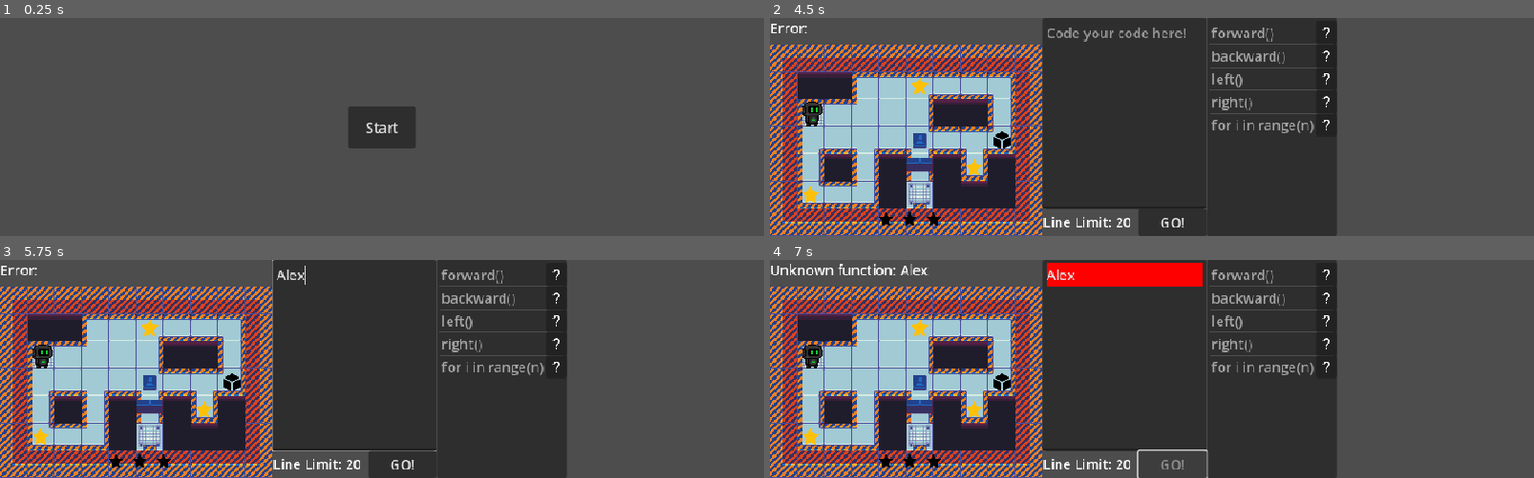
Above: before the commit, frames 1-4 (two rows, left to right).
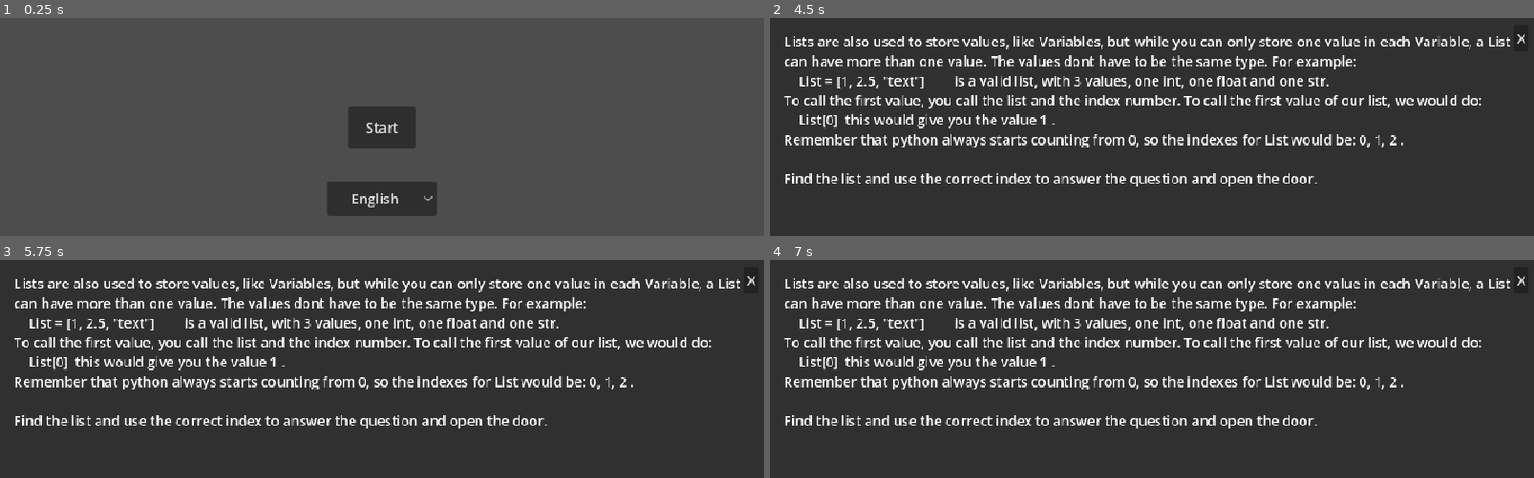
Above: after the commit, the same moments.

Repository: BingloGames/Robot-Bachelor
Game: Godot game, scene res://start_menu.tscn
Two runs of this game, one before a commit and one after it. Both use one fixed random seed, a clock stepped at 60 frames per second and the inputs below.
Inputs (mouse positions are in pixels of both pictures, inside the frame that each line leads up to):
- Up to frame 1 (0.25 s): no input
- Up to frame 2 (4.5 s): click (1152, 198) at 0.5 s, where only the run after the commit has a clickable "English"; click "Start" at 1.25 s; click "1 Player" at 2 s; tap Enter (ui_accept) at 2.75, 3.02, 4.25 s; move the mouse to (1320, 116) at 2.77 s; click "5" at 3.5 s; move the mouse to (999, 137) at 4.27 s
- Up to frame 3 (5.75 s): tap Enter (ui_accept) at 4.52 s; click (351, 355) at 5.02 s; type "Alex" at 5.1 s
- Up to frame 4 (7 s): click "GO!" at 5.75 s; click (1174, 464) at 6.5 s, where only the run after the commit has a clickable "GO!"

The runs differ from the first frame. In frame 1, 2.2% of the frame differs, in the area x 42-58%, y 75-91%; in frame 2, 65%; in frame 3, 65%; in frame 4, 66%, in the area x 0-100%, y 0-100%.

Commit message:
language

Diff:
--- a/robot-project/levels/1 player/Level1.tscn
+++ b/robot-project/levels/1 player/Level1.tscn
@@ -53,10 +53,15 @@
 line_limit = 10
 
 [node name="star counter" parent="." instance=ExtResource("2_mc20k")]
+anchors_preset = 0
+anchor_right = 0.0
+anchor_bottom = 0.0
 offset_left = 96.0
 offset_top = 200.0
 offset_right = 96.0
 offset_bottom = 200.0
+grow_horizontal = 1
+grow_vertical = 1
 metadata/_edit_group_ = true
 
 [node name="robot" parent="." instance=ExtResource("3_cove1")]
--- a/robot-project/levels/1 player/Level2.tscn
+++ b/robot-project/levels/1 player/Level2.tscn
@@ -35,6 +35,7 @@
 line_limit = 20
 
 [node name="star counter" parent="." instance=ExtResource("2_q04gf")]
+anchors_preset = 15
 offset_left = 96.0
 offset_top = 192.0
 offset_right = 96.0
@@ -68,7 +69,6 @@
 Answer = "answer ="
 
 [node name="Info pop up" parent="." instance=ExtResource("7_h2i1x")]
-visible = false
 anchors_preset = 0
 anchor_right = 0.0
 anchor_bottom = 0.0
--- a/robot-project/levels/1 player/Level4.tscn
+++ b/robot-project/levels/1 player/Level4.tscn
@@ -34,6 +34,7 @@
 line_limit = 20
 
 [node name="star counter" parent="." instance=ExtResource("3_jfjt6")]
+anchors_preset = 15
 offset_left = 96.0
 offset_top = 200.0
 offset_right = 96.0
@@ -80,7 +81,6 @@
 texture = SubResource("CanvasTexture_q4xh8")
 
 [node name="Input pop up" parent="." instance=ExtResource("9_4xlxe")]
-visible = false
 anchors_preset = 0
 anchor_right = 0.0
 anchor_bottom = 0.0
--- a/robot-project/levels/1 player/Level5.tscn
+++ b/robot-project/levels/1 player/Level5.tscn
@@ -82,7 +82,6 @@
 offset_bottom = 256.0
 
 [node name="Info pop up" parent="." instance=ExtResource("8_5pfj7")]
-visible = false
 anchors_preset = 10
 anchor_bottom = 0.0
 offset_right = 896.0
--- a/robot-project/robot.gd
+++ b/robot-project/robot.gd
@@ -1,4 +1,5 @@
 extends CharacterBody2D
+class_name Robot
 
 
 var SPEED = 100
--- a/robot-project/start_menu.gd
+++ b/robot-project/start_menu.gd
@@ -21,3 +21,19 @@
 	var tween = get_tree().create_tween()
 	tween.tween_property(self,"modulate:a", 0, 0.5)
 	tween.tween_callback(Callable(get_tree(), "change_scene_to_file").bind(level_selector_path)).set_delay(0.2)
+
+
+func _on_language_selector_item_selected(index: int) -> void:
+	var language = get_node("language selector").get_item_text(index)
+
+
+	match language:
+		"English":
+			Global.text_language = "/ENG/"
+		"Español":
+			Global.text_language = "/ES/"
+		"Norsk":
+			Global.text_language = "/NO/"
+
+
+	#reset the text that is already loaded?
--- a/robot-project/start_menu.tscn
+++ b/robot-project/start_menu.tscn
@@ -104,5 +104,21 @@
 &"": SubResource("AnimationLibrary_vpdu5")
 }
 
+[node name="language selector" type="OptionButton" parent="."]
+offset_left = 384.0
+offset_top = 192.0
+offset_right = 512.0
+offset_bottom = 232.0
+alignment = 1
+selected = 0
+item_count = 3
+popup/item_0/text = "English"
+popup/item_0/id = 0
+popup/item_1/text = "Español"
+popup/item_1/id = 1
+popup/item_2/text = "Norsk"
+popup/item_2/id = 2
+
 [connection signal="pressed" from="players/1" to="." method="_on_players_pressed" binds= ["1"]]
 [connection signal="pressed" from="start" to="." method="_on_start_pressed"]
+[connection signal="item_selected" from="language selector" to="." method="_on_language_selector_item_selected"]
--- a/robot-project/text_edit.gd
+++ b/robot-project/text_edit.gd
@@ -68,6 +68,8 @@
 func stop_running_code() -> void:
 	waiting = false
 	running_code = false
+
+	get_node("Button").set_disabled(false)
 
 	codeLines.clear()
 
